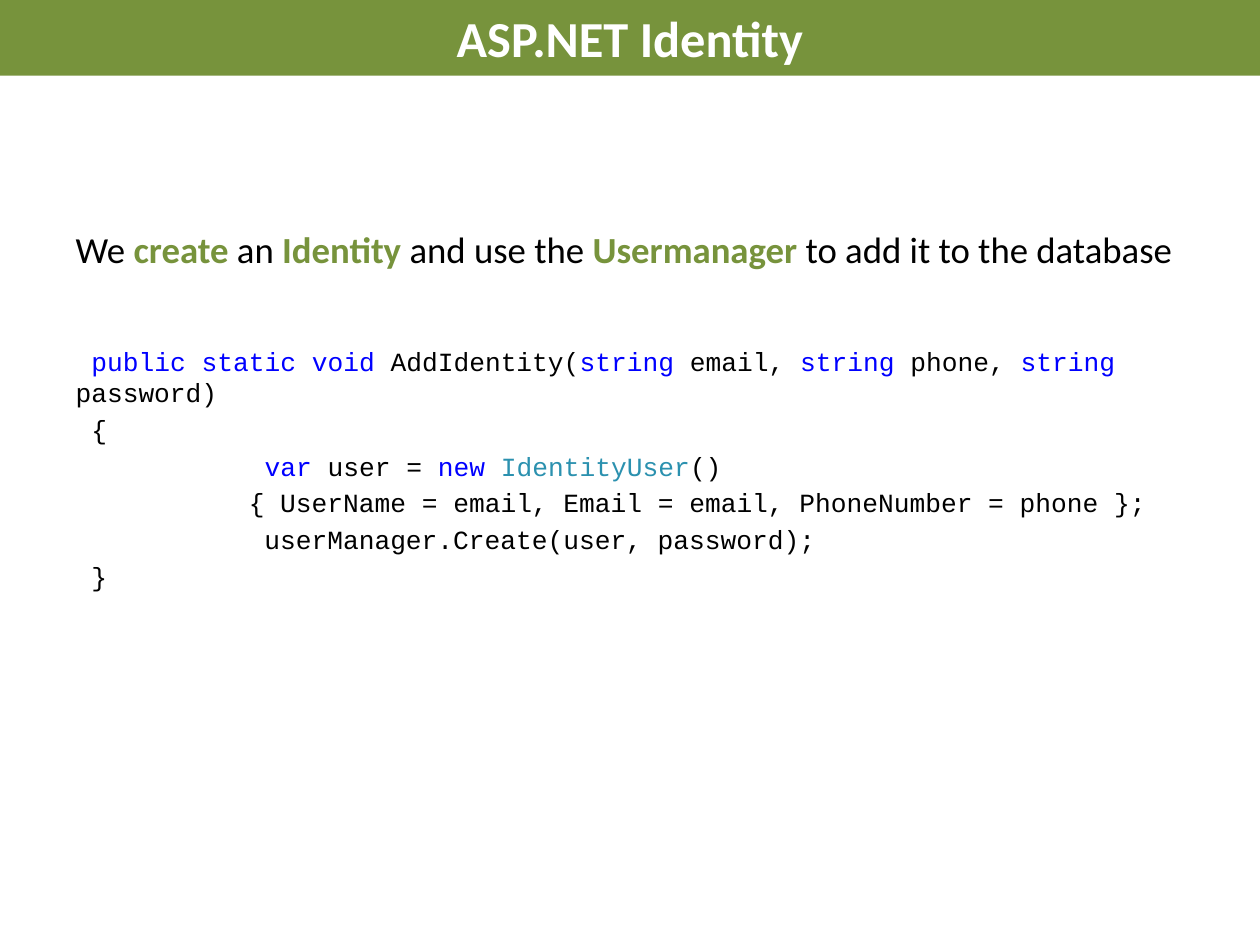
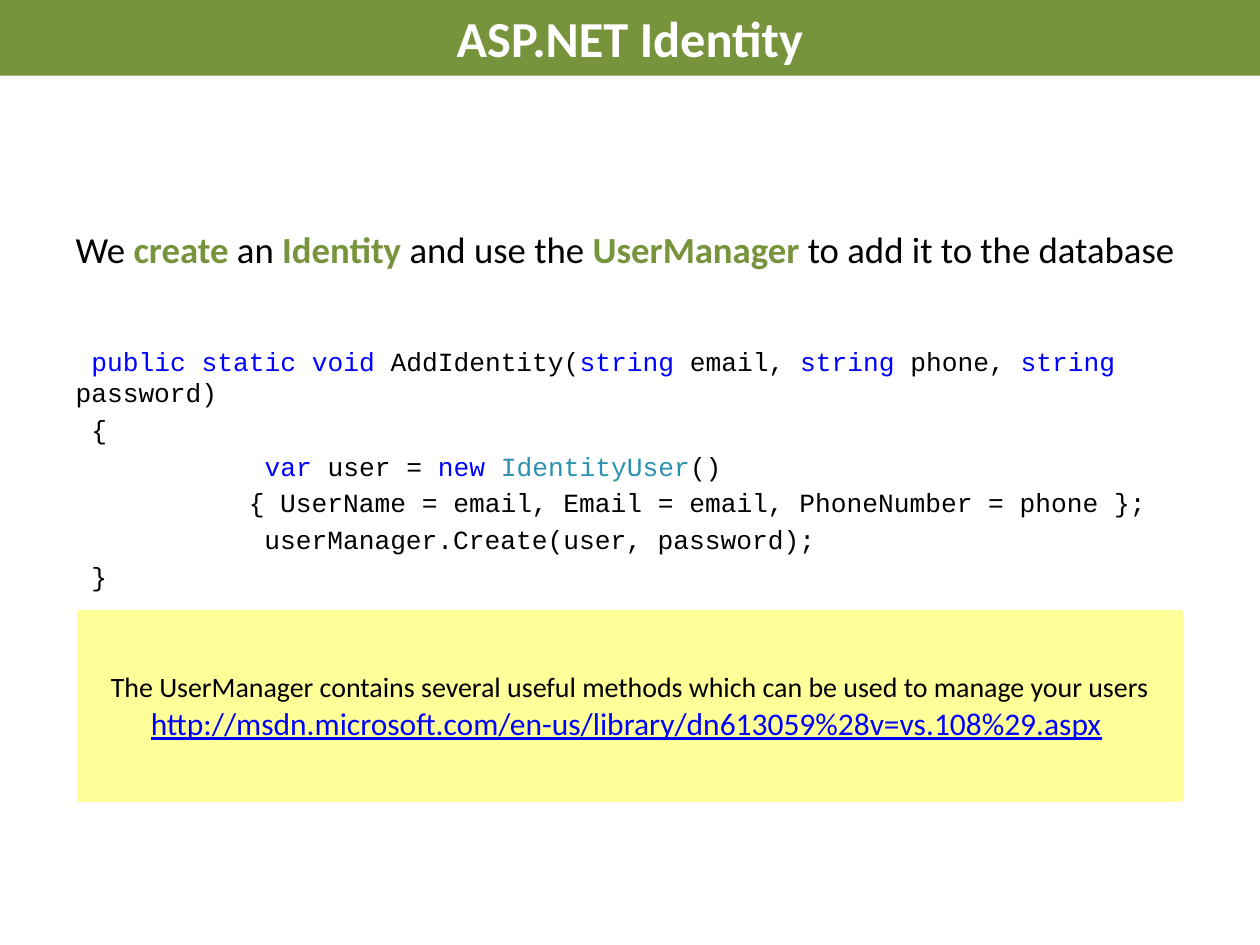
Before and after one commit to AndreasElffors/ProjectIdentity, a slide deck: slide 5 of Documents/Slides/Identity-ClaimsExercise.pptx. Drawn at 1260x945 pixels with LibreOffice and Linux fonts; fonts in the diff are those of the drawing; background and template pictures are left out. Boxes give left, top, right and bottom in pixels: in the first picture for what was removed or moved away, otherwise in the second. Text is boxed around its words. In the diff, an @@ line names an element or a change of style, - is before the commit and + after.

```diff
--- a/Documents/Slides/Identity-ClaimsExercise.pptx
+++ b/Documents/Slides/Identity-ClaimsExercise.pptx
@@ text at (76, 237, 1175, 269): text changed @@
-We create an Identity and use the Usermanager to add it to the database
+We create an Identity and use the UserManager to add it to the database
@@ rectangle added at (78, 611, 1181, 800), fill #FFFF99, outline #FFFF99 2 pt, 16 pt, text #000000 @@
+The UserManager contains several useful methods which can be used to manage your users
+http://msdn.microsoft.com/en-us/library/dn613059%28v=vs.108%29.aspx
```
Also in this commit, not shown: 3 other slides changed, 17 other files.
